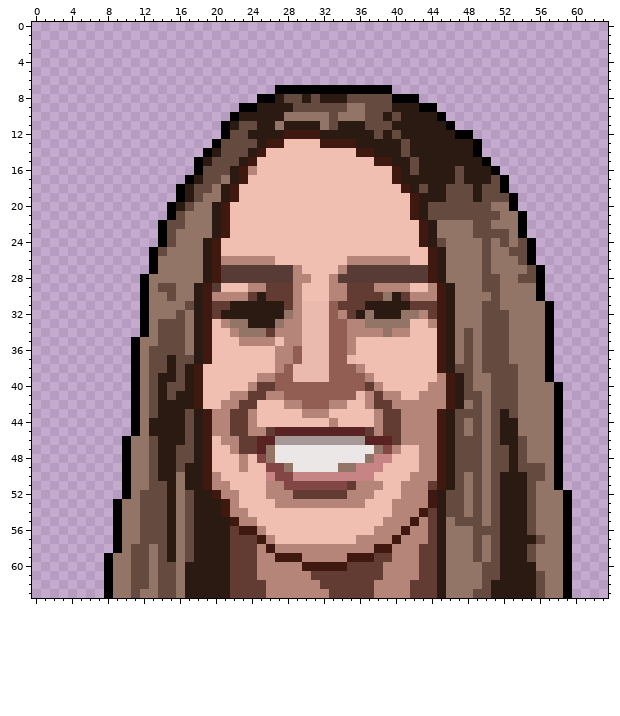
Pixel-art sprite, stored at public/img/tfrrsAvatars/7697358_64x64.png. Above: the version before the commit.
The file is 64x64 pixels. Colours within 5 levels of each other are drawn and written as one.
Now the later version:
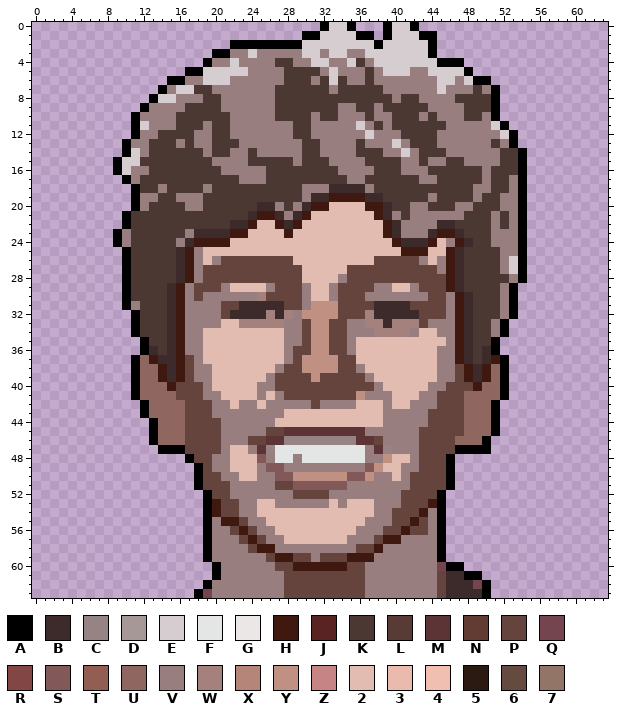
Palette (. is transparent): A #000000  B #3d2a2a  C #958483  D #a79898  E #d6cdd1  F #e4e5e5  G #ece7e7  H #3f190f  J #582322  K #4b3833  L #583b34  M #5d3436  N #623c32  P #64443c  Q #75454f  R #824745  S #825858  T #925d52  U #906660  V #987e7e  W #a5817e  X #b5857a  Y #c09083  Z #c78484  2 #e3bcb1  3 #ebbaaf  4 #f1beb2  5 #2b1a12  6 #654a40  7 #937567
Change:
Changed rows in their new state; - is an unchanged pixel.
first column x 8:
 0 ------------------------AEEA---AEEA-----------------
 1 ----------------------AAEEEEAA-AEEEAA---------------
 2 --------------AAAAAAAAEEEEEEEEAEEEEEA---------------
 3 ------------AAVVEVVVVVEEVEEVVEEEEEEEA---------------
 4 -----------AVVEVVVVKKVVEEVVEKVEEEEEEEAAA------------
 5 ---------AAEEEEEVVVVKKKKVEVVVKVEEEVVEEEEA-----------
 6 -------AAVVEEEVVVVVVKKKVKEKVVKVVVVVVVEEVEAA---------
 7 ------AVEEKKVVVVVVVKKKKKKVKKKKKVVVVVVEVVVKVA--------
 8 -----AEEVVVKKVVVVVVKKKKKKKKKKKKKVKKVVVVKKKKA--------
 9 ----AVVVVKKKKVVVVVVKKKKKKKVVKKVKKKKKVVVVKKKA--------
10 ---AVVVVKKKKKKVVVVVKKKKVKKVVVKVVKKKVKVVVKKVA--------
11 ---AEVVVKKKVKKVVVVVVVKKVVVVVEVKVKKKKKKVVVVVEA-------
12 ---AVVKKKKVVKKVVVVVVVKKVVVVVVEVVVKKKKVVVVVVVEA------
13 --AVVKKKVKVVKKKVVVVVVVKKVVVVKVVVEVKKKVVVVVVKVA------
14 --AEVKKKKKKVKKVVKVVVVVKKVVVVKKKVVEVKKKVVVVVVKKA-----
15 -AEEKKKKKKKKVVVVKKKKKVKKKVVVVKKKKVVKVVKKVVVVKKA-----
16 -AEVVKKKKKKKKVVVVVKKKKKKKKVVVVKKKVVVKKKKKKVKKKA-----
17 --AVKKKKKKKKKKKVVVKKKKKKKKKVVKKKKKKVVKKKKKVKKVA-----
18 ---AKKVKKKKVKKKKKKKKKKVVVBBBBVKKKKKKKKKKKVVKKVA-----
19 ---AVVKKVVVKKKKKKKKKKKVBBHHHHBBKKKKKVKKKKVKKVVA-----
20 ---AVKKKKVVKKKKKKBBVKVBHH2222HHBKKVVKKKVVKKKVVA-----
21 --AKKKKKKKKKKKKKBHHBVBH2222222HBVKVVVVVVKKKVKV------
22 --AKKKKKKKKKKKBBH22HBH222222222HBVVVVBBKKKKVKV------
23 -AVKKKKKKVBBBBHH2222H2222222222HBVVVBHHBKKKVVV------
24 -AVKKKKKVBHH-H222222222222222222HBBBH2VHBKKVVVA.----
25 --AKKKKKBHV2222222222222222222222HHH22HBKKKKVVA.----
26 --AKKKKKBHV2VPPPPPPPP222222222PPPPPV2VHBKKKKVEA.----
27 --AKKKKKBHVPPPPPPPPPPP22222PPPPPPPPPPVHBKKKKVEA..---
28 --AKKKKKBHVPPPPPPPPPPP2222VPPPPPPPPPPPHBKKKKKVA..---
29 --AKKKKBHVPPPV2222VPPPV22VPPPPVV22VPPPHBKKKKVA...---
30 --AKKKKBHVPVVVVVVWPPPPV22VPPPVVVVVVVPPVHBKKKVA...---
31 --AVKKKBHVVVVPPBBBBBPPVYYYPPPPBBBBPPPPVHBKKKVA....--
32 ---AKKKBHVVVVPBBBBWBWVYYYYPPPWBBBBBPPPVHBKKKVA....--
33 ---AKKKBHVVVV22WWWWWVVPYYPPVVWWBWWWPVVVHBKKVA.....--
34 ---AKKKBHVV222222222VVPYYPPVVVWWWWV22VVHBKKVA.....--
35 ---.AKKBHVV222222222VVPYYPPV2222222222VHBKKA......--
36 ---.ABKBHVV222222222VPPYYPPV222222222VVHBKBA......--
37 ----UHBBHPV222222222VPYYYYPP222222222VVHBKBHA.....--
38 ----UUHBHPVV2222222VPPYYYYPPV22222222VVPHBHUA.....--
39 ----UUHBHPVV222222VPPPPYPPPPPV2222222VVPHBHUA.....--
40 ----UUUHPPPV22222VVPPPPPPPPPPPV22222VVPPPHUUA......-
41 ----UUUUPPPVV2222V2VPPPPPPPPYVVV222VVPPPUUUUA......-
42 ---.AUUUUPPPVV2VV2VVVVVPVVVV222V22VVVPPPUUUA.......-
43 ---.AUUUUPPPVVVVVVVV22222222222VVVVVPPPPUUUA.......-
44 ---..AUUUPPPPVVVVVV222222222222VVVVVPPPPUUUA.......-
45 ---..AUUUPPPPVVVVVPPMMMMMMMMMVVVVVVPPPPPUUUA.......-
46 --...AUUUPPPPVVVPPMMCCCCCCCCMMPVVVVPPPPUUUA........-
47 --....AAAPPPPV22VMCFFFFFFFFFFVMCVVVPPPPAAAA........-
48 --.......APPVV222SVFFVFFFFFFFVVY22VPPPA............-
49 --........APVV222VSSVVVVVVVVVSY22VVPPPA............-
50 --........APPVV22VVSSYYYYYYSSYVV2VPPPPA............-
51 --........APPPVVVVVPPSSSSSSVVVVVVVPPPPA............-
52 --.........APPVVVVVVVPPPPVVVVVVVVPPPPA..............
53 -..........AHPPVV22VVVVVV2V222VVVPPP-A..............
54 -..........AHPPVV2222222222222VVPPP-VA..............
55 -..........AVH-PVV22222222222VVVPP-PVA..............
56 -..........AVVP-PVV222222222VVVPP-PPVA..............
57 -..........AVVVPHPVV2222222VVVPH-VVVVA..............
58 -..........AVVVVPH-VVVVVVVVVPP-VVVVVVA..............
59 ...........AVVVVVVP--PPVPPP---VVVVVVVA..............
60 ............AVVVVVVPPH-----PPVVVVVVVVQAA............
61 ............AVVVVVVVPPPPPPPPPVVVVVVVVPBBAA..........
62 ...........AVVVVVVVVPPPPPPPPPVVVVVVVVPBBBQA.........
63 ..........AQVVVVVVVVPPPPPPPPPVVVVVVVVPBBBBA.........
